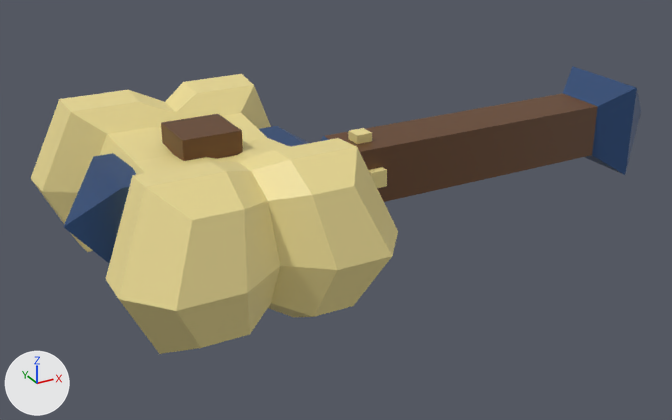
Before and after pictures for a commit that changed the FBX model SurvivalGame/Assets/Art/Meshes/Weapons/Weapon_Hammer.fbx.
Rendered twice from a 50 mm camera at (-0.1068, -0.1363, 0.0607) aimed at (-0.0306, 0.0022, -0.0085). The lights are fixed; the arrows at lower left show +X, +Y and +Z. Where no turn or scale is listed for an object, it has been applied to the vertices.

In view in the first picture: 'Weapon_Hammer'.
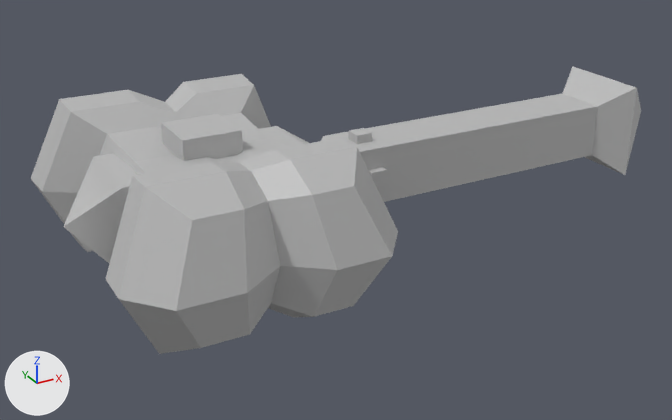
The newer file is also turned or shifted as a whole; pictures and numbers use the older file's frame.

Boxes (x1, y1, x2, y2) around the edits, measured in the pictures (672 x 420 px):
part 1 of me_mesh, recoloured (yellow to grey)
    both: (348, 128, 387, 188)
part 2 of me_mesh, recoloured (yellow to grey)
    both: (31, 74, 398, 354)
part 3 of me_mesh, recoloured (brown to grey)
    both: (161, 93, 598, 202)
part 4 of me_mesh, recoloured (blue to grey)
    both: (63, 66, 641, 264)

The edits, one by one:
Material 'Weapons' (mat_weapons) is new.
Its base color is (0.5, 0.5, 0.5) (grey #bcbcbc).
Material 'EelBoneHammerHead' (mat_eelbonehammerhead) is new.
Its base color is (0.5, 0.5, 0.5) (grey #bcbcbc).
me_mesh has 164 vertices, 158 faces and spans x -0.0804..0.0426, y -0.0322..0.0322, z -0.0136..0.0136.
me_mesh is used by ob_weapon_hammer; location (0.0, 0.0, 0.0).
me_mesh part 1: all 12 faces centred in x -0.0285..-0.0254, y -0.007..0.0066, z -0.0068..0.0068 switch from mat_zandstrand1 (yellow #ecdb94) to mat_weapons (grey #bcbcbc).
me_mesh part 2: 112 of the faces centred in x -0.0767..-0.0369, y -0.0303..0.0303, z -0.0133..0.0133 switch from mat_zandstrand1 (yellow #ecdb94) to mat_eelbonehammerhead (grey #bcbcbc).
me_mesh part 3: all 10 faces that had it switch from mat_zandplant1 (brown #654224) to mat_weapons (grey #bcbcbc).
me_mesh part 4: all 24 faces that had it switch from mat_anker1 (dark blue #224472) to mat_weapons (grey #bcbcbc).
